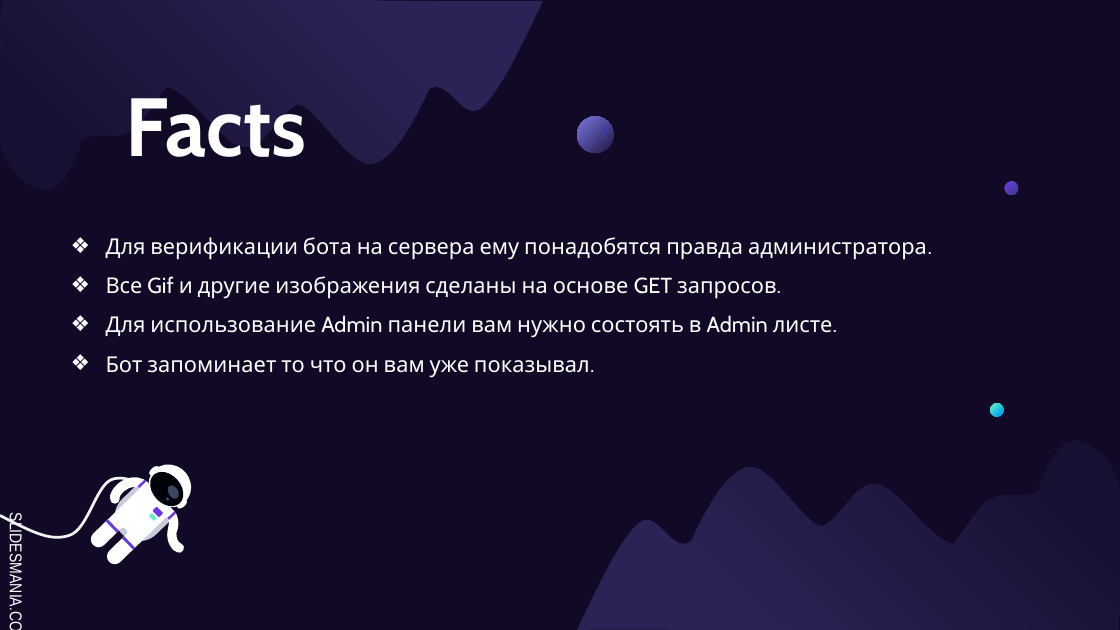
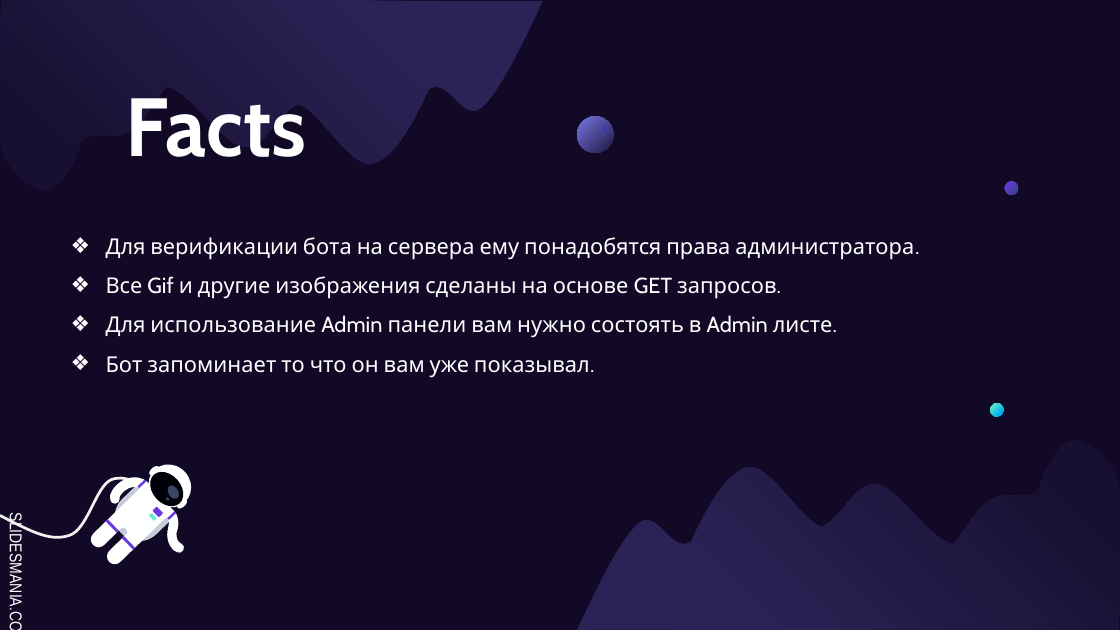
Before and after one commit to ENDER1INE/DiscordBot, a slide deck: slide 4 of Презентация.pptx. Drawn at 1120x630 pixels with LibreOffice and Linux fonts; fonts in the diff are those of the drawing; background and template pictures are left out. Boxes give left, top, right and bottom in pixels: in the first picture for what was removed or moved away, otherwise in the second. Text is boxed around its words. In the diff, an @@ line names an element or a change of style, - is before the commit and + after.

```diff
--- a/Презентация.pptx
+++ b/Презентация.pptx
@@ text at [106,237,914,260]: text changed @@
-❖ Для верификации бота на сервера ему понадобятся правда администратора.
+❖ Для верификации бота на сервера ему понадобятся права администратора.
```
Also in this commit, not shown: 1 other slide changed.
